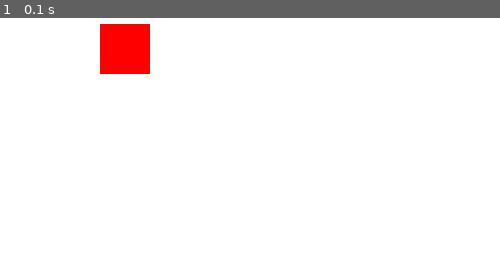
Above: before the commit, frame 1.
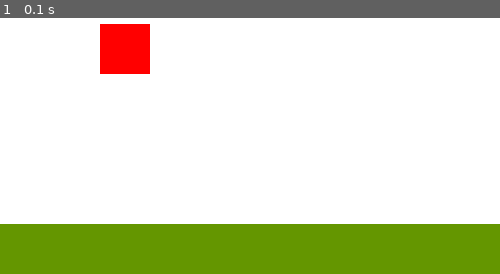
Above: after the commit, the same moment.

Repository: soapchan/pygame-physics
Game: pygame game, started from python/main.py
Two runs of this game, one before a commit and one after it. Both use one fixed random seed, a clock stepped at 60 frames per second and the inputs below.
Inputs:
- Up to frame 1 (0.1 s): no input

The runs differ from the first frame. In frame 1, 20% of the frame differs, in the area x 0-100%, y 80-100%.

Commit message:
Created bluecube instance of Rect, and drew floor.

Diff:
--- a/python/main.py
+++ b/python/main.py
@@ -4,7 +4,8 @@
 
 
 red_cube = Rect(x=100, y=250, width=50, height=50, colour=(255, 0, 0), gravity=0.5, xvel=0, yvel=0, grounded=False)
-floor = Rect(x=0, y=450, width=500, height=50, colour=(0, 0, 0), gravity=0, xvel=0, yvel=0, grounded=True)
+blue_cube = Rect(x=400, y=250, width=50, height=50, colour=(0, 0, 255), gravity=0.5, xvel=0, yvel=0, grounded=False)
+floor = Rect(x=0, y=450, width=500, height=50, colour=(100, 150, 0), gravity=0, xvel=0, yvel=0, grounded=True)
 
 
 class Main:
@@ -20,6 +21,7 @@
 
 	window.screen.fill(window.colour)
 
+	floor.draw(screen=window.screen)
 	red_cube.draw(screen=window.screen)
 
 	pygame.display.flip()
